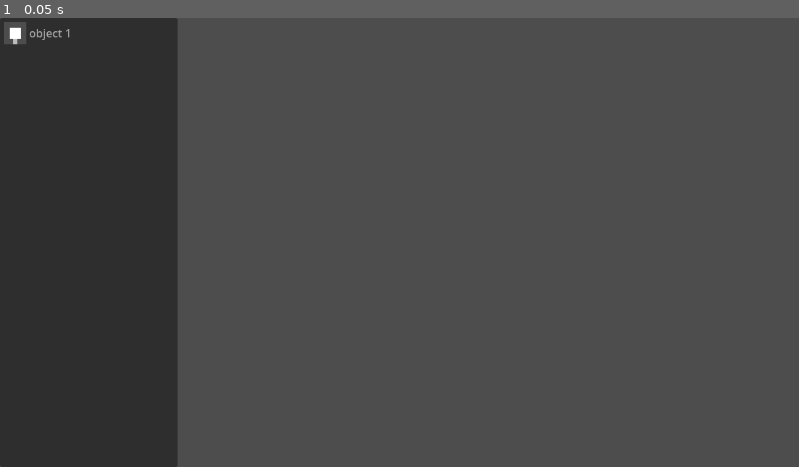
Above: before the commit, frame 1.
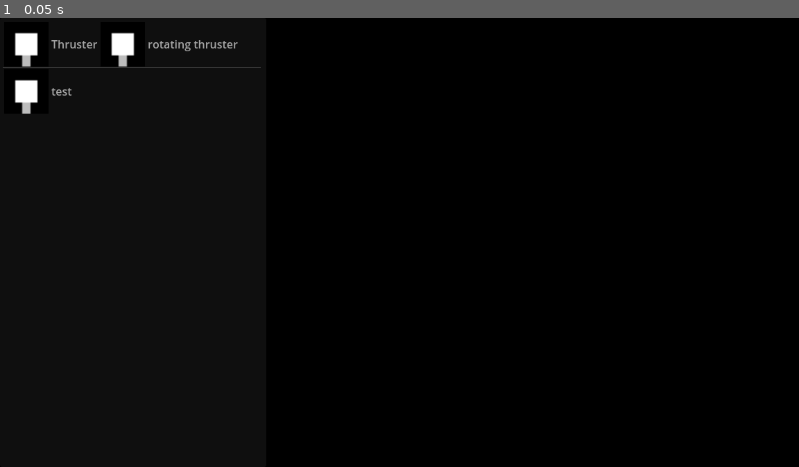
Above: after the commit, the same moment.

Repository: lightcrater/Voidager
Game: Godot game, scene res://UI/editor UI.tscn
Same seed, same stepped clock (60 frames per second), same inputs: the game is played once before the commit and once after it. The project has no main scene, so this scene is started directly.
Inputs:
- Up to frame 1 (0.05 s): no input

The runs differ from the first frame. In frame 1, 100% of the frame differs, in the area x 0-100%, y 0-100%.
Error after the commit: Invalid call. Nonexistent function 'update_stats' in base 'SubViewport'. (res://Ship)

Commit message:
working on movement

Diff:
--- /dev/null
+++ b/Ship parts/Part_stats.gd
@@ -0,0 +1,8 @@
+extends Node2D
+
+@export var stats: Dictionary = {"health": 0, "accel": 0, "maxspd": 0, "decel": 0}
+var parent_node
+
+func _ready():
+	parent_node = get_parent()
+	parent_node.update_stats(stats)
--- /dev/null
+++ b/Ship parts/Ship.gd
@@ -0,0 +1,39 @@
+extends CharacterBody2D
+
+var accel = 0
+var speed = 0
+var maxspd = 0
+var decel = 0
+const rotation_speed = 2.5
+
+var hp = 0
+
+func _physics_process(delta):
+	var target_rotation = get_global_mouse_position().angle_to_point(global_position) - deg_to_rad(90)
+	rotation = lerp_angle(rotation, target_rotation, rotation_speed * delta)
+
+	var dir = Input.get_vector("left", "right", "up", "down")
+
+	velocity = dir.rotated(rotation) * speed
+
+	if dir: # acceleration
+		speed = min(maxspd, max(-maxspd, speed))
+		print(speed," ",accel," ",maxspd," ",decel)
+
+	#else: # deceleration
+		## if speed > 0 and moving right set the max speed to 0 over time by reducing speed variable
+		#if speed > 0:
+			#speed = max(0, speed - decel)
+		## if speed < 0 and moving left set the max speed to 0 over time by increasing speed variable
+		#elif speed < 0:
+			#speed = min(0, speed + decel)
+
+
+
+	move_and_slide()
+
+func update_stats(stats_array):
+	hp += stats_array["health"]
+	accel += stats_array["accel"]
+	maxspd += stats_array["maxspd"]
+	decel += stats_array["decel"]
--- a/Ship parts/Ship.tscn
+++ b/Ship parts/Ship.tscn
@@ -1,3 +1,35 @@
-[gd_scene format=3 uid="uid://4xlyld6xt6kw"]
+[gd_scene load_steps=4 format=3 uid="uid://4xlyld6xt6kw"]
 
-[node name="Node2D" type="Node2D"]
+[ext_resource type="Script" path="res://Ship parts/Ship.gd" id="1_rmeni"]
+[ext_resource type="PackedScene" uid="uid://clrt1675e438q" path="res://Ship parts/cockpit.tscn" id="2_ly37r"]
+[ext_resource type="PackedScene" uid="uid://c77g3mi42mimv" path="res://Ship parts/Thruster.tscn" id="3_3lwhu"]
+
+[node name="Ship" type="CharacterBody2D"]
+script = ExtResource("1_rmeni")
+
+[node name="position particles" type="CPUParticles2D" parent="."]
+amount = 648
+lifetime = 28.55
+emission_shape = 1
+emission_sphere_radius = 128.0
+direction = Vector2(0, 0)
+spread = 180.0
+gravity = Vector2(0, 0)
+
+[node name="Cockpit" parent="." instance=ExtResource("2_ly37r")]
+
+[node name="Thruster" parent="." instance=ExtResource("3_3lwhu")]
+position = Vector2(0, 16)
+stats = {
+"accel": 962,
+"decel": 0,
+"health": 0,
+"maxspd": 10
+}
+
+[node name="Thruster2" parent="." instance=ExtResource("3_3lwhu")]
+position = Vector2(-16, 16)
+
+[node name="Thruster3" parent="." instance=ExtResource("3_3lwhu")]
+
+[node name="Camera2D" type="Camera2D" parent="."]
--- a/Ship parts/Thruster.tscn
+++ b/Ship parts/Thruster.tscn
@@ -1,17 +1,26 @@
-[gd_scene load_steps=4 format=3 uid="uid://c77g3mi42mimv"]
+[gd_scene load_steps=5 format=3 uid="uid://c77g3mi42mimv"]
 
-[ext_resource type="Script" path="res://Ship parts/Thruster.gd" id="1_2ht30"]
+[ext_resource type="Script" path="res://Ship parts/Part_stats.gd" id="1_ewv3m"]
 [ext_resource type="Shader" path="res://Ship parts/unplaced.gdshader" id="2_kxtlg"]
+
+[sub_resource type="RectangleShape2D" id="RectangleShape2D_884ho"]
+size = Vector2(16, 16)
 
 [sub_resource type="ShaderMaterial" id="ShaderMaterial_0jlgt"]
 shader = ExtResource("2_kxtlg")
 shader_parameter/alpha_value = 0.414
 shader_parameter/enable_shader = false
 
-[node name="Thruster" type="Node2D"]
+[node name="Thruster" type="CollisionShape2D"]
 position = Vector2(16, 16)
-script = ExtResource("1_2ht30")
-rotation_dir = "up"
+shape = SubResource("RectangleShape2D_884ho")
+script = ExtResource("1_ewv3m")
+stats = {
+"accel": 2,
+"decel": 0,
+"health": 0,
+"maxspd": 10
+}
 
 [node name="ColorRect" type="ColorRect" parent="."]
 material = SubResource("ShaderMaterial_0jlgt")
@@ -28,11 +37,14 @@
 offset_bottom = 24.0
 color = Color(0.741385, 0.741385, 0.741385, 1)
 
-[node name="Connector left" type="Marker2D" parent="."]
+[node name="Connectors" type="Node2D" parent="."]
+visible = false
+
+[node name="Connector left" type="Marker2D" parent="Connectors"]
 position = Vector2(-8, 0)
 
-[node name="Connector right" type="Marker2D" parent="."]
+[node name="Connector right" type="Marker2D" parent="Connectors"]
 position = Vector2(8, 0)
 
-[node name="Connector up" type="Marker2D" parent="."]
+[node name="Connector up" type="Marker2D" parent="Connectors"]
 position = Vector2(0, -8)
--- /dev/null
+++ b/Ship parts/cockpit.tscn
@@ -0,0 +1,38 @@
+[gd_scene load_steps=3 format=3 uid="uid://clrt1675e438q"]
+
+[ext_resource type="Script" path="res://Ship parts/Part_stats.gd" id="1_oc20h"]
+
+[sub_resource type="RectangleShape2D" id="RectangleShape2D_6ao02"]
+size = Vector2(16, 16)
+
+[node name="Cockpit" type="CollisionShape2D"]
+shape = SubResource("RectangleShape2D_6ao02")
+script = ExtResource("1_oc20h")
+
+[node name="ColorRect" type="ColorRect" parent="."]
+offset_left = -8.0
+offset_top = -8.0
+offset_right = 8.0
+offset_bottom = 8.0
+
+[node name="ColorRect" type="ColorRect" parent="ColorRect"]
+layout_mode = 0
+offset_left = 6.0
+offset_right = 10.0
+offset_bottom = 8.0
+color = Color(0.196652, 0.719414, 0.871943, 1)
+
+[node name="Connectors" type="Node2D" parent="."]
+visible = false
+
+[node name="Connector left" type="Marker2D" parent="Connectors"]
+position = Vector2(-8, 0)
+
+[node name="Connector right" type="Marker2D" parent="Connectors"]
+position = Vector2(8, 0)
+
+[node name="Connector up" type="Marker2D" parent="Connectors"]
+position = Vector2(0, -8)
+
+[node name="Connector down" type="Marker2D" parent="Connectors"]
+position = Vector2(0, 8)
--- /dev/null
+++ b/UI/Partlist.gd
@@ -0,0 +1 @@
+extends ItemList
--- a/UI/editor UI.tscn
+++ b/UI/editor UI.tscn
@@ -1,11 +1,20 @@
-[gd_scene load_steps=3 format=3 uid="uid://bh10l8knbavlw"]
+[gd_scene load_steps=7 format=3 uid="uid://bh10l8knbavlw"]
 
 [ext_resource type="PackedScene" uid="uid://c77g3mi42mimv" path="res://Ship parts/Thruster.tscn" id="1_synoo"]
+[ext_resource type="Script" path="res://UI/Partlist.gd" id="2_8i13w"]
 
-[sub_resource type="ViewportTexture" id="ViewportTexture_jhaiy"]
+[sub_resource type="Theme" id="Theme_mhuc7"]
+
+[sub_resource type="ViewportTexture" id="ViewportTexture_gmoyr"]
 viewport_path = NodePath("SubViewport")
 
-[node name="Control" type="Control"]
+[sub_resource type="ViewportTexture" id="ViewportTexture_jlffs"]
+viewport_path = NodePath("SubViewport")
+
+[sub_resource type="ViewportTexture" id="ViewportTexture_ac37c"]
+viewport_path = NodePath("SubViewport")
+
+[node name="EditorUI" type="Control"]
 layout_mode = 3
 anchors_preset = 15
 anchor_right = 1.0
@@ -18,12 +27,20 @@
 
 [node name="Thruster" parent="SubViewport" instance=ExtResource("1_synoo")]
 
-[node name="ItemList" type="ItemList" parent="."]
+[node name="Partlist" type="ItemList" parent="."]
 layout_mode = 1
 anchors_preset = 9
 anchor_bottom = 1.0
-offset_right = 256.0
+offset_right = 384.0
 grow_vertical = 2
-item_count = 1
-item_0/text = "object 1"
-item_0/icon = SubResource("ViewportTexture_jhaiy")
+theme = SubResource("Theme_mhuc7")
+item_count = 3
+max_columns = 2
+icon_scale = 2.0
+item_0/text = "Thruster"
+item_0/icon = SubResource("ViewportTexture_gmoyr")
+item_1/text = "rotating thruster"
+item_1/icon = SubResource("ViewportTexture_jlffs")
+item_2/text = "test"
+item_2/icon = SubResource("ViewportTexture_ac37c")
+script = ExtResource("2_8i13w")
--- a/project.godot
+++ b/project.godot
@@ -26,3 +26,27 @@
 "events": [Object(InputEventKey,"resource_local_to_scene":false,"resource_name":"","device":-1,"window_id":0,"alt_pressed":false,"shift_pressed":true,"ctrl_pressed":false,"meta_pressed":false,"pressed":false,"keycode":82,"physical_keycode":0,"key_label":0,"unicode":82,"echo":false,"script":null)
 ]
 }
+up={
+"deadzone": 0.5,
+"events": [Object(InputEventKey,"resource_local_to_scene":false,"resource_name":"","device":-1,"window_id":0,"alt_pressed":false,"shift_pressed":false,"ctrl_pressed":false,"meta_pressed":false,"pressed":false,"keycode":0,"physical_keycode":87,"key_label":0,"unicode":119,"echo":false,"script":null)
+]
+}
+down={
+"deadzone": 0.5,
+"events": [Object(InputEventKey,"resource_local_to_scene":false,"resource_name":"","device":-1,"window_id":0,"alt_pressed":false,"shift_pressed":false,"ctrl_pressed":false,"meta_pressed":false,"pressed":false,"keycode":0,"physical_keycode":83,"key_label":0,"unicode":115,"echo":false,"script":null)
+]
+}
+left={
+"deadzone": 0.5,
+"events": [Object(InputEventKey,"resource_local_to_scene":false,"resource_name":"","device":-1,"window_id":0,"alt_pressed":false,"shift_pressed":false,"ctrl_pressed":false,"meta_pressed":false,"pressed":false,"keycode":0,"physical_keycode":65,"key_label":0,"unicode":97,"echo":false,"script":null)
+]
+}
+right={
+"deadzone": 0.5,
+"events": [Object(InputEventKey,"resource_local_to_scene":false,"resource_name":"","device":-1,"window_id":0,"alt_pressed":false,"shift_pressed":false,"ctrl_pressed":false,"meta_pressed":false,"pressed":false,"keycode":0,"physical_keycode":68,"key_label":0,"unicode":100,"echo":false,"script":null)
+]
+}
+
+[rendering]
+
+environment/defaults/default_clear_color=Color(0, 0, 0, 1)
Renamed: Ship parts/Thruster.gd -> Ship parts/Rotate.gd
